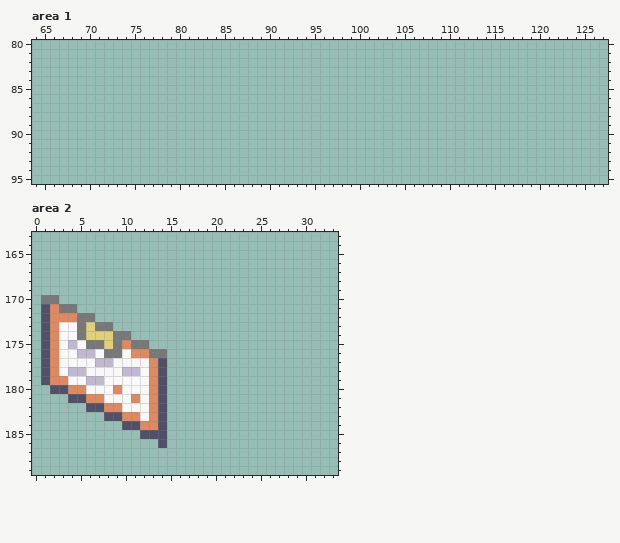
Pixel-art file -- iso-test-pkmn/assets/sprites-house-interior.aseprite. Above is the file before it was changed.
320x640 pixels, 1 frame. Shown: area 1: x 64..127, y 80..95; area 2: x 0..33, y 163..189.
After:
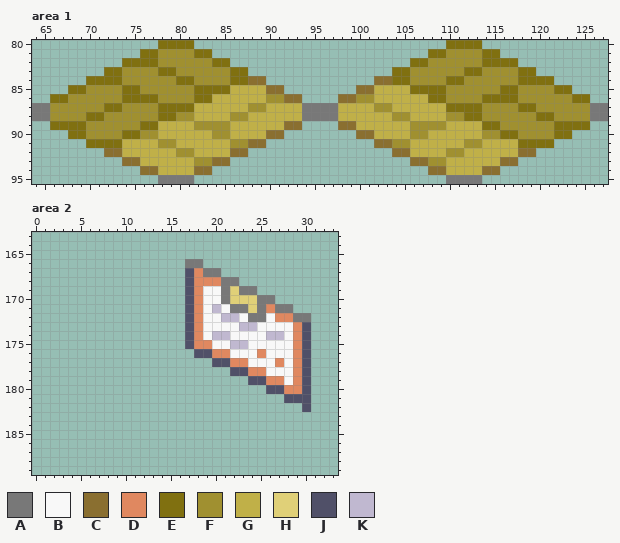
Palette (. is transparent): A #787878  B #f8f8f8  C #8a6f30  D #e08860  E #807010  F #a09030  G #c0b048  H #e0d078  J #505068  K #c0b8d0
Edits made:
Area 1, layer "Layer 1":
y 80: x 78..81 .... -> EEEE; x 110..113 .... -> EEEE
y 81: x 76..83 ........ -> EEFFFFEE; x 108..115 ........ -> EEFFFFEE
y 82: x 74..85 ............ -> EEEEFFFFFFEE; x 106..117 ............ -> EEFFFFFFEEEE
y 83: x 72..87 ................ -> EEFFFFEEFFFFFFEE; x 104..119 ................ -> EEFFFFFFEEFFFFEE
y 84: x 70..89 .................... -> EEEEFFFFFFEEFFFFEECC; x 102..121 .................... -> CCEEFFFFEEFFFFFFEEEE
y 85: x 68..91 ........................ -> EEFFFFEEFFFFFFEEEEGGGGCC; x 100..123 ........................ -> CCGGGGEEEEFFFFFFEEFFFFEE
y 86: x 66..93 ............................ -> EEFFFFFFEEEEFFFFEEGGGGGGFFCC; x 98..125 ............................ -> CCFFGGGGGGEEFFFFEEEEFFFFFFEE
y 87: x 64..127 ................................................................ -> AAFFFFFFEEFFFFEEEEGGGGGGFFGGGGAAAAGGGGFFGGGGGGEEEEFFFFEEFFFFFFAA
y 88: x 64..127 ................................................................ -> AAFFFFEEFFFFFFEEFFGGGGFFGGGGGGAAAAGGGGGGFFGGGGFFEEFFFFFFEEFFFFAA
y 89: x 66..93 ............................ -> EEEEFFFFFFEEGGGGFFFFGGGGGGCC; x 98..125 ............................ -> CCGGGGGGFFFFGGGGEEFFFFFFEEEE
y 90: x 68..91 ........................ -> EEFFFFEEFFGGGGGGFFGGGGCC; x 100..123 ........................ -> CCGGGGFFGGGGGGFFEEFFFFEE
y 91: x 70..89 .................... -> EEEEGGGGFFGGGGGGFFCC; x 102..121 .................... -> CCFFGGGGGGFFGGGGEEEE
y 92: x 72..87 ................ -> CCGGGGGGFFGGGGCC; x 104..119 ................ -> CCGGGGFFGGGGGGCC
y 93: x 74..85 ............ -> CCGGGGGGFFCC; x 106..117 ............ -> CCFFGGGGGGCC
y 94: x 76..83 ........ -> CCGGGGCC; x 108..115 ........ -> CCGGGGCC
y 95: x 78..81 .... -> AAAA; x 110..113 .... -> AAAA
Area 2, layer "Layer 1":
y 166: x 17..18 .. -> AA
y 167: x 17..20 .... -> JDAA
y 168: x 17..22 ...... -> JDDDAA
y 169: x 17..24 ........ -> JDBBAHAA
y 170: x 1..2 AA -> ..; x 17..26 .......... -> JDBBAHHHAA
y 171: x 1..4 JDAA -> ....; x 17..28 ............ -> JDBKBAAHADAA
y 172: x 1..6 JDDDAA -> ......; x 17..30 .............. -> JDBBKKBAABDDAA
y 173: x 1..8 JDBBAHAA -> ........; x 17..30 .............. -> JDBBBBKKBBBBDJ
y 174: x 1..10 JDBBAHHHAA -> ..........; x 17..30 .............. -> JDBKKBBBBKKBDJ
y 175: x 1..12 JDBKBAAHADAA -> ............; x 17..30 .............. -> JDDBBKKBBBBBDJ
y 176: x 1..14 JDBBKKBAABDDAA -> ..............; x 18..30 ............. -> JJDDBBBDBBBDJ
y 177: x 1..14 JDBBBBKKBBBBDJ -> ..............; x 20..30 ........... -> JJDDBBBDBDJ
y 178: x 1..14 JDBKKBBBBKKBDJ -> ..............; x 22..30 ......... -> JJDDBBBDJ
y 179: x 1..14 JDDBBKKBBBBBDJ -> ..............; x 24..30 ....... -> JJDDBDJ
y 180: x 2..14 JJDDBBBDBBBDJ -> .............; x 26..30 ..... -> JJDDJ
y 181: x 4..14 JJDDBBBDBDJ -> ...........; x 28..30 ... -> JJJ
y 182: x 6..14 JJDDBBBDJ -> .........; x 30 . -> J
y 183: x 8..14 JJDDBDJ -> .......
y 184: x 10..14 JJDDJ -> .....
y 185: x 12..14 JJJ -> ...
y 186: x 14 J -> .
